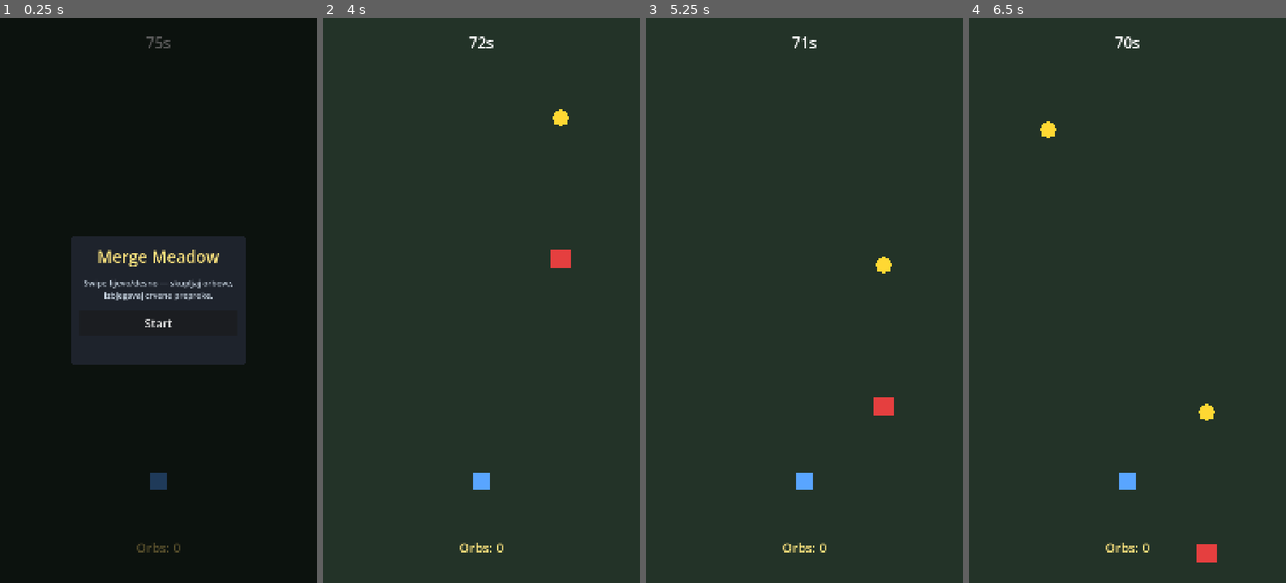
Above: before the commit, frames 1-4 (left to right).
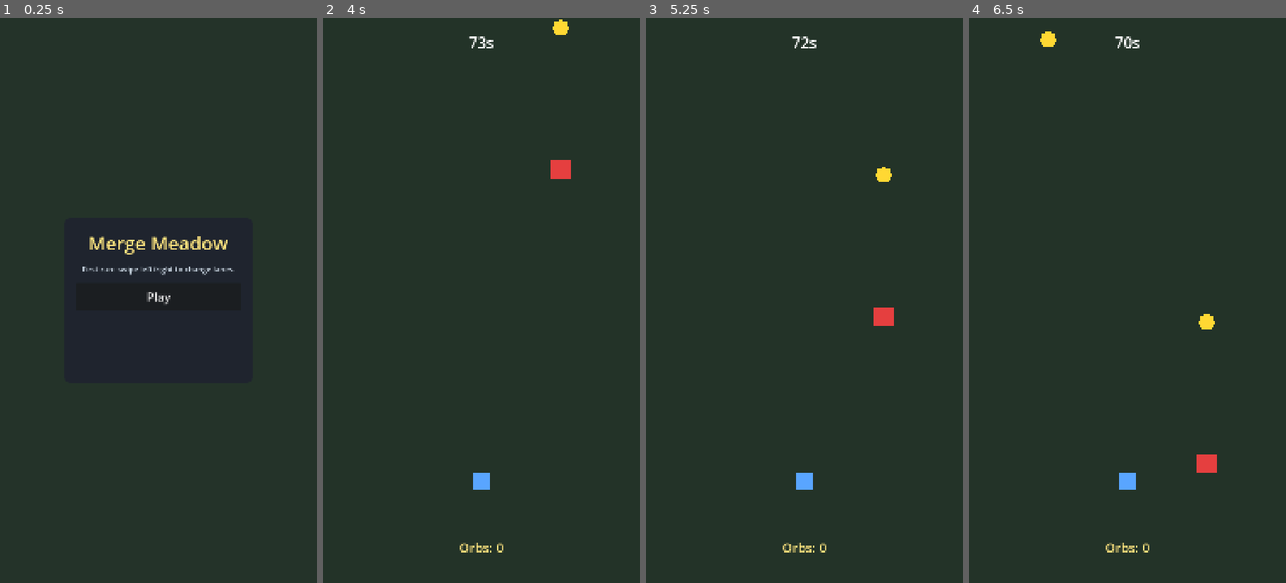
Above: after the commit, the same moments.

Repository: alemsahinovicfax-stack/merge-meadow
Game: Godot game, scene res://scenes/main_menu.tscn
Two runs of this game, one before a commit and one after it. Both use one fixed random seed, a clock stepped at 60 frames per second and the inputs below. Before the commit the project starts from res://scenes/run/run_scene.tscn.
Inputs (mouse positions are in pixels of both pictures, inside the frame that each line leads up to):
- Up to frame 1 (0.25 s): no input
- Up to frame 2 (4 s): click (481, 323) at 0.5 s, where only the run before the commit has a clickable "Start"; click (481, 294) at 1.25 s, where only the run after the commit has a clickable "Play"; move the mouse to (551, 272) at 2.02 s; click (551, 272) at 2.17 s; move the mouse to (418, 328) at 2.77 s; click (418, 328) at 2.92 s; move the mouse to (513, 176) at 3.52 s; click (513, 176) at 3.67 s
- Up to frame 3 (5.25 s): move the mouse to (788, 413) at 4.27 s; click (788, 413) at 4.42 s; move the mouse to (899, 385) at 5.02 s; click (899, 385) at 5.17 s
- Up to frame 4 (6.5 s): move the mouse to (1032, 215) at 5.77 s; click (1032, 215) at 5.92 s

The runs differ from the first frame. In frame 1, 89% of the frame differs, in the area x 0-100%, y 0-100%; in frame 2, 0.7%; in frame 3, 0.7%; in frame 4, 0.9%.

Commit message:
M7 C1: core loop — main menu, loot screen, camp merge, GameState.
Scene flow Play→run→loot→camp; magnet upgrade stub; tutorial hints.

Co-authored-by: Cursor <cursoragent@cursor.com>

Diff:
--- a/game/project.godot
+++ b/game/project.godot
@@ -1,5 +1,5 @@
 ; Engine configuration file.
-; Merge Meadow — M6 greybox (portrait, OpenGL compatibility)
+; Merge Meadow — M7 vertical slice
 
 config_version=5
 
@@ -7,8 +7,12 @@
 
 config/name="Merge Meadow"
 config/features=PackedStringArray("4.7", "GL Compatibility")
-run/main_scene="res://scenes/run/run_scene.tscn"
+run/main_scene="res://scenes/main_menu.tscn"
 config/icon="res://icon.svg"
+
+[autoload]
+
+GameState="*res://scripts/autoload/game_state.gd"
 
 [display]
 
--- /dev/null
+++ b/game/scenes/camp/camp_scene.tscn
@@ -0,0 +1,87 @@
+[gd_scene load_steps=3 format=3 uid="uid://c8campscene01"]
+
+[ext_resource type="Script" path="res://scripts/camp/camp_controller.gd" id="1_camp"]
+
+[sub_resource type="StyleBoxFlat" id="StyleBoxFlat_panel"]
+bg_color = Color(0.12, 0.14, 0.18, 0.95)
+corner_radius_top_left = 20
+corner_radius_top_right = 20
+corner_radius_bottom_right = 20
+corner_radius_bottom_left = 20
+content_margin_left = 32.0
+content_margin_top = 32.0
+content_margin_right = 32.0
+content_margin_bottom = 32.0
+
+[node name="CampScene" type="Control"]
+layout_mode = 3
+anchors_preset = 15
+anchor_right = 1.0
+anchor_bottom = 1.0
+grow_horizontal = 2
+grow_vertical = 2
+script = ExtResource("1_camp")
+
+[node name="Background" type="ColorRect" parent="."]
+layout_mode = 1
+anchors_preset = 15
+anchor_right = 1.0
+anchor_bottom = 1.0
+grow_horizontal = 2
+grow_vertical = 2
+color = Color(0.16, 0.14, 0.2, 1)
+
+[node name="Panel" type="PanelContainer" parent="."]
+layout_mode = 1
+anchors_preset = 15
+anchor_right = 1.0
+anchor_bottom = 1.0
+offset_left = 40.0
+offset_top = 80.0
+offset_right = -40.0
+offset_bottom = -80.0
+grow_horizontal = 2
+grow_vertical = 2
+theme_override_styles/panel = SubResource("StyleBoxFlat_panel")
+
+[node name="VBox" type="VBoxContainer" parent="Panel"]
+layout_mode = 2
+theme_override_constants/separation = 24
+
+[node name="Title" type="Label" parent="Panel/VBox"]
+layout_mode = 2
+theme_override_colors/font_color = Color(1, 0.9, 0.5, 1)
+theme_override_font_sizes/font_size = 48
+text = "Camp"
+horizontal_alignment = 1
+
+[node name="InfoLabel" type="Label" parent="Panel/VBox"]
+layout_mode = 2
+theme_override_font_sizes/font_size = 24
+text = "Merge orbs here."
+horizontal_alignment = 1
+autowrap_mode = 2
+
+[node name="SlotsGrid" type="GridContainer" parent="Panel/VBox"]
+layout_mode = 2
+theme_override_constants/h_separation = 16
+theme_override_constants/v_separation = 16
+columns = 3
+
+[node name="MagnetLabel" type="Label" parent="Panel/VBox"]
+layout_mode = 2
+theme_override_font_sizes/font_size = 28
+text = "Magnet Lv 0 / 4"
+horizontal_alignment = 1
+
+[node name="MagnetButton" type="Button" parent="Panel/VBox"]
+custom_minimum_size = Vector2(0, 72)
+layout_mode = 2
+theme_override_font_sizes/font_size = 28
+text = "Upgrade Magnet"
+
+[node name="PlayButton" type="Button" parent="Panel/VBox"]
+custom_minimum_size = Vector2(0, 88)
+layout_mode = 2
+theme_override_font_sizes/font_size = 40
+text = "Play"
--- /dev/null
+++ b/game/scenes/main_menu.tscn
@@ -0,0 +1,72 @@
+[gd_scene load_steps=3 format=3 uid="uid://c8mainmenu01"]
+
+[ext_resource type="Script" path="res://scripts/ui/main_menu.gd" id="1_menu"]
+
+[sub_resource type="StyleBoxFlat" id="StyleBoxFlat_panel"]
+bg_color = Color(0.12, 0.14, 0.18, 0.95)
+corner_radius_top_left = 20
+corner_radius_top_right = 20
+corner_radius_bottom_right = 20
+corner_radius_bottom_left = 20
+content_margin_left = 40.0
+content_margin_top = 40.0
+content_margin_right = 40.0
+content_margin_bottom = 40.0
+
+[node name="MainMenu" type="Control"]
+layout_mode = 3
+anchors_preset = 15
+anchor_right = 1.0
+anchor_bottom = 1.0
+grow_horizontal = 2
+grow_vertical = 2
+script = ExtResource("1_menu")
+
+[node name="Background" type="ColorRect" parent="."]
+layout_mode = 1
+anchors_preset = 15
+anchor_right = 1.0
+anchor_bottom = 1.0
+grow_horizontal = 2
+grow_vertical = 2
+color = Color(0.14, 0.2, 0.16, 1)
+
+[node name="Panel" type="PanelContainer" parent="."]
+layout_mode = 1
+anchors_preset = 8
+anchor_left = 0.5
+anchor_top = 0.5
+anchor_right = 0.5
+anchor_bottom = 0.5
+offset_left = -320.0
+offset_top = -280.0
+offset_right = 320.0
+offset_bottom = 280.0
+grow_horizontal = 2
+grow_vertical = 2
+theme_override_styles/panel = SubResource("StyleBoxFlat_panel")
+
+[node name="VBox" type="VBoxContainer" parent="Panel"]
+layout_mode = 2
+theme_override_constants/separation = 28
+
+[node name="Title" type="Label" parent="Panel/VBox"]
+layout_mode = 2
+theme_override_colors/font_color = Color(1, 0.9, 0.5, 1)
+theme_override_font_sizes/font_size = 64
+text = "Merge Meadow"
+horizontal_alignment = 1
+
+[node name="TutorialHint" type="Label" parent="Panel/VBox"]
+layout_mode = 2
+theme_override_colors/font_color = Color(0.85, 0.9, 0.95, 1)
+theme_override_font_sizes/font_size = 26
+text = "First run: swipe left/right to change lanes."
+horizontal_alignment = 1
+autowrap_mode = 2
+
+[node name="PlayButton" type="Button" parent="Panel/VBox"]
+custom_minimum_size = Vector2(0, 96)
+layout_mode = 2
+theme_override_font_sizes/font_size = 40
+text = "Play"
--- a/game/scenes/run/run_scene.tscn
+++ b/game/scenes/run/run_scene.tscn
@@ -5,17 +5,6 @@
 
 [sub_resource type="RectangleShape2D" id="RectangleShape2D_player"]
 size = Vector2(56, 56)
-
-[sub_resource type="StyleBoxFlat" id="StyleBoxFlat_panel"]
-bg_color = Color(0.12, 0.14, 0.18, 0.95)
-corner_radius_top_left = 20
-corner_radius_top_right = 20
-corner_radius_bottom_right = 20
-corner_radius_bottom_left = 20
-content_margin_left = 32.0
-content_margin_top = 32.0
-content_margin_right = 32.0
-content_margin_bottom = 32.0
 
 [node name="RunScene" type="Node2D"]
 script = ExtResource("1_run")
@@ -75,93 +64,17 @@
 horizontal_alignment = 1
 vertical_alignment = 1
 
-[node name="StartOverlay" type="CanvasLayer" parent="."]
-
-[node name="Dim" type="ColorRect" parent="StartOverlay"]
-anchors_preset = 15
-anchor_right = 1.0
-anchor_bottom = 1.0
-grow_horizontal = 2
-grow_vertical = 2
-color = Color(0, 0, 0, 0.65)
-
-[node name="Panel" type="PanelContainer" parent="StartOverlay"]
-anchors_preset = 8
+[node name="TutorialBanner" type="Label" parent="HUD"]
+anchors_preset = 5
 anchor_left = 0.5
-anchor_top = 0.5
 anchor_right = 0.5
-anchor_bottom = 0.5
-offset_left = -300.0
-offset_top = -220.0
-offset_right = 300.0
+offset_left = -400.0
+offset_top = 140.0
+offset_right = 400.0
 offset_bottom = 220.0
 grow_horizontal = 2
-grow_vertical = 2
-theme_override_styles/panel = SubResource("StyleBoxFlat_panel")
-
-[node name="VBox" type="VBoxContainer" parent="StartOverlay/Panel"]
-layout_mode = 2
-theme_override_constants/separation = 32
-
-[node name="Title" type="Label" parent="StartOverlay/Panel/VBox"]
-layout_mode = 2
-theme_override_colors/font_color = Color(1, 0.9, 0.5, 1)
-theme_override_font_sizes/font_size = 56
-text = "Merge Meadow"
+theme_override_colors/font_color = Color(0.9, 0.95, 1, 1)
+theme_override_font_sizes/font_size = 26
+text = "Swipe left / right to change lanes"
 horizontal_alignment = 1
-
-[node name="Hint" type="Label" parent="StartOverlay/Panel/VBox"]
-layout_mode = 2
-theme_override_colors/font_color = Color(0.8, 0.85, 0.9, 1)
-theme_override_font_sizes/font_size = 28
-text = "Swipe lijevo/desno — skupljaj orbove,
-izbjegavaj crvene prepreke."
-horizontal_alignment = 1
-
-[node name="StartButton" type="Button" parent="StartOverlay/Panel/VBox"]
-custom_minimum_size = Vector2(0, 88)
-layout_mode = 2
-theme_override_font_sizes/font_size = 40
-text = "Start"
-
-[node name="LootOverlay" type="CanvasLayer" parent="."]
-visible = false
-
-[node name="Dim" type="ColorRect" parent="LootOverlay"]
-anchors_preset = 15
-anchor_right = 1.0
-anchor_bottom = 1.0
-grow_horizontal = 2
-grow_vertical = 2
-color = Color(0, 0, 0, 0.65)
-
-[node name="Panel" type="PanelContainer" parent="LootOverlay"]
-anchors_preset = 8
-anchor_left = 0.5
-anchor_top = 0.5
-anchor_right = 0.5
-anchor_bottom = 0.5
-offset_left = -280.0
-offset_top = -180.0
-offset_right = 280.0
-offset_bottom = 180.0
-grow_horizontal = 2
-grow_vertical = 2
-theme_override_styles/panel = SubResource("StyleBoxFlat_panel")
-
-[node name="VBox" type="VBoxContainer" parent="LootOverlay/Panel"]
-layout_mode = 2
-theme_override_constants/separation = 24
-
-[node name="LootLabel" type="Label" parent="LootOverlay/Panel/VBox"]
-layout_mode = 2
-theme_override_colors/font_color = Color(1, 1, 1, 1)
-theme_override_font_sizes/font_size = 40
-text = "+0 Orbs"
-horizontal_alignment = 1
-
-[node name="RetryButton" type="Button" parent="LootOverlay/Panel/VBox"]
-custom_minimum_size = Vector2(0, 72)
-layout_mode = 2
-theme_override_font_sizes/font_size = 32
-text = "Retry"
+autowrap_mode = 2
--- /dev/null
+++ b/game/scenes/ui/loot_screen.tscn
@@ -0,0 +1,95 @@
+[gd_scene load_steps=3 format=3 uid="uid://c8lootscreen01"]
+
+[ext_resource type="Script" path="res://scripts/ui/loot_screen.gd" id="1_loot"]
+
+[sub_resource type="StyleBoxFlat" id="StyleBoxFlat_panel"]
+bg_color = Color(0.12, 0.14, 0.18, 0.95)
+corner_radius_top_left = 20
+corner_radius_top_right = 20
+corner_radius_bottom_right = 20
+corner_radius_bottom_left = 20
+content_margin_left = 32.0
+content_margin_top = 32.0
+content_margin_right = 32.0
+content_margin_bottom = 32.0
+
+[node name="LootScreen" type="Control"]
+layout_mode = 3
+anchors_preset = 15
+anchor_right = 1.0
+anchor_bottom = 1.0
+grow_horizontal = 2
+grow_vertical = 2
+script = ExtResource("1_loot")
+
+[node name="Dim" type="ColorRect" parent="."]
+layout_mode = 1
+anchors_preset = 15
+anchor_right = 1.0
+anchor_bottom = 1.0
+grow_horizontal = 2
+grow_vertical = 2
+color = Color(0, 0, 0, 0.7)
+
+[node name="Panel" type="PanelContainer" parent="."]
+layout_mode = 1
+anchors_preset = 8
+anchor_left = 0.5
+anchor_top = 0.5
+anchor_right = 0.5
+anchor_bottom = 0.5
+offset_left = -340.0
+offset_top = -360.0
+offset_right = 340.0
+offset_bottom = 360.0
+grow_horizontal = 2
+grow_vertical = 2
+theme_override_styles/panel = SubResource("StyleBoxFlat_panel")
+
+[node name="VBox" type="VBoxContainer" parent="Panel"]
+layout_mode = 2
+theme_override_constants/separation = 20
+
+[node name="TitleLabel" type="Label" parent="Panel/VBox"]
+layout_mode = 2
+theme_override_font_sizes/font_size = 44
+text = "Run Complete!"
+horizontal_alignment = 1
+
+[node name="LootLabel" type="Label" parent="Panel/VBox"]
+layout_mode = 2
+theme_override_colors/font_color = Color(1, 0.9, 0.5, 1)
+theme_override_font_sizes/font_size = 52
+text = "+0 Orbs"
+horizontal_alignment = 1
+
+[node name="StatusLabel" type="Label" parent="Panel/VBox"]
+layout_mode = 2
+theme_override_font_sizes/font_size = 24
+text = "Status"
+horizontal_alignment = 1
+autowrap_mode = 2
+
+[node name="DoubleButton" type="Button" parent="Panel/VBox"]
+custom_minimum_size = Vector2(0, 72)
+layout_mode = 2
+theme_override_font_sizes/font_size = 28
+text = "Double Loot (rewarded placeholder)"
+
+[node name="ReviveButton" type="Button" parent="Panel/VBox"]
+custom_minimum_size = Vector2(0, 72)
+layout_mode = 2
+theme_override_font_sizes/font_size = 28
+text = "Revive — full loot (rewarded placeholder)"
+
+[node name="RetryButton" type="Button" parent="Panel/VBox"]
+custom_minimum_size = Vector2(0, 72)
+layout_mode = 2
+theme_override_font_sizes/font_size = 32
+text = "Retry"
+
+[node name="CampButton" type="Button" parent="Panel/VBox"]
+custom_minimum_size = Vector2(0, 72)
+layout_mode = 2
+theme_override_font_sizes/font_size = 32
+text = "To Camp"
--- /dev/null
+++ b/game/scripts/autoload/game_state.gd
@@ -0,0 +1,128 @@
+extends Node
+
+const SCENE_MAIN := "res://scenes/main_menu.tscn"
+const SCENE_RUN := "res://scenes/run/run_scene.tscn"
+const SCENE_LOOT := "res://scenes/ui/loot_screen.tscn"
+const SCENE_CAMP := "res://scenes/camp/camp_scene.tscn"
+
+const CAMP_SLOT_COUNT := 6
+const MAX_MERGE_TIER := 2
+const MAGNET_MAX_LEVEL := 4
+const MAGNET_COST_T2 := 4
+
+var last_loot: int = 0
+var last_failed: bool = false
+var last_raw_orbs: int = 0
+var loot_doubled: bool = false
+var revive_used_this_run: bool = false
+
+var camp_slots: Array[int] = []
+var magnet_level: int = 0
+var tutorial_seen: bool = false
+
+
+func _ready() -> void:
+	camp_slots.resize(CAMP_SLOT_COUNT)
+	reset_camp_slots()
+
+
+func reset_camp_slots() -> void:
+	for i in CAMP_SLOT_COUNT:
+		camp_slots[i] = 0
+
+
+func go_to_scene(path: String) -> void:
+	get_tree().change_scene_to_file(path)
+
+
+func finish_run(raw_orbs: int, failed: bool) -> void:
+	last_raw_orbs = raw_orbs
+	last_failed = failed
+	loot_doubled = false
+	revive_used_this_run = false
+	if failed:
+		last_loot = int(round(raw_orbs * 0.5))
+	else:
+		last_loot = raw_orbs
+
+
+func double_loot_placeholder() -> bool:
+	if loot_doubled or last_loot <= 0:
+		return false
+	last_loot *= 2
+	loot_doubled = true
+	return true
+
+
+func revive_placeholder() -> bool:
+	if not last_failed or revive_used_this_run:
+		return false
+	revive_used_this_run = true
+	last_loot = last_raw_orbs
+	return true
+
+
+func deposit_loot_to_camp() -> int:
+	var deposited := 0
+	var remaining := last_loot
+	for i in CAMP_SLOT_COUNT:
+		if remaining <= 0:
+			break
+		if camp_slots[i] == 0:
+			camp_slots[i] = 1
+			remaining -= 1
+			deposited += 1
+	last_loot = remaining
+	return deposited
+
+
+func try_merge_slots(index_a: int, index_b: int) -> bool:
+	if index_a == index_b:
+		return false
+	var tier_a := camp_slots[index_a]
+	var tier_b := camp_slots[index_b]
+	if tier_a == 0 or tier_b == 0:
+		return false
+	if tier_a != tier_b:
+		return false
+	if tier_a >= MAX_MERGE_TIER:
+		return false
+	camp_slots[index_b] = tier_a + 1
+	camp_slots[index_a] = 0
+	return true
+
+
+func count_tier(tier: int) -> int:
+	var total := 0
+	for slot_tier in camp_slots:
+		if slot_tier == tier:
+			total += 1
+	return total
+
+
+func empty_camp_slots() -> int:
+	var total := 0
+	for slot_tier in camp_slots:
+		if slot_tier == 0:
+			total += 1
+	return total
+
+
+func try_upgrade_magnet() -> bool:
+	if magnet_level >= MAGNET_MAX_LEVEL:
+		return false
+	if count_tier(2) < MAGNET_COST_T2:
+		return false
+	var removed := 0
+	for i in CAMP_SLOT_COUNT:
+		if removed >= MAGNET_COST_T2:
+			break
+		if camp_slots[i] == 2:
+			camp_slots[i] = 0
+			removed += 1
+	magnet_level += 1
+	return true
+
+
+func mark_tutorial_seen() -> void:
+	tutorial_seen = true
--- /dev/null
+++ b/game/scripts/camp/camp_controller.gd
@@ -0,0 +1,107 @@
+extends Control
+
+const TIER_COLORS: Dictionary = {
+	0: Color(0.2, 0.22, 0.25, 0.5),
+	1: Color(1.0, 0.85, 0.2, 1.0),
+	2: Color(0.55, 0.85, 1.0, 1.0),
+}
+
+@onready var slots_grid: GridContainer = $Panel/VBox/SlotsGrid
+@onready var info_label: Label = $Panel/VBox/InfoLabel
+@onready var magnet_label: Label = $Panel/VBox/MagnetLabel
+@onready var magnet_button: Button = $Panel/VBox/MagnetButton
+@onready var play_button: Button = $Panel/VBox/PlayButton
+
+var _selected_slot: int = -1
+var _slot_buttons: Array[Button] = []
+
+
+func _ready() -> void:
+	magnet_button.pressed.connect(_on_magnet_pressed)
+	play_button.pressed.connect(_on_play_pressed)
+	_build_slots()
+	_refresh_ui()
+
+
+func _build_slots() -> void:
+	for child in slots_grid.get_children():
+		child.queue_free()
+	_slot_buttons.clear()
+
+	for i in GameState.CAMP_SLOT_COUNT:
+		var button := Button.new()
+		button.custom_minimum_size = Vector2(140, 140)
+		button.focus_mode = Control.FOCUS_NONE
+		var slot_index := i
+		button.pressed.connect(func() -> void: _on_slot_pressed(slot_index))
+		slots_grid.add_child(button)
+		_slot_buttons.append(button)
+
+
+func _on_slot_pressed(index: int) -> void:
+	var tier := GameState.camp_slots[index]
+	if tier == 0:
+		_selected_slot = -1
+		_refresh_ui()
+		return
+
+	if _selected_slot < 0:
+		_selected_slot = index
+	elif _selected_slot == index:
+		_selected_slot = -1
+	else:
+		if GameState.try_merge_slots(_selected_slot, index):
+			info_label.text = "Merged!"
+		else:
+			info_label.text = "Pick two matching orbs to merge."
+		_selected_slot = -1
+
+	_refresh_ui()
+
+
+func _refresh_ui() -> void:
+	for i in _slot_buttons.size():
+		var tier := GameState.camp_slots[i]
+		var button := _slot_buttons[i]
+		var style := StyleBoxFlat.new()
+		style.bg_color = TIER_COLORS.get(tier, TIER_COLORS[0])
+		style.corner_radius_top_left = 16
+		style.corner_radius_top_right = 16
+		style.corner_radius_bottom_right = 16
+		style.corner_radius_bottom_left = 16
+		if i == _selected_slot:
+			style.border_width_left = 4
+			style.border_width_top = 4
+			style.border_width_right = 4
+			style.border_width_bottom = 4
+			style.border_color = Color(1, 1, 1, 1)
+		button.add_theme_stylebox_override("normal", style)
+		button.add_theme_stylebox_override("hover", style)
+		button.add_theme_stylebox_override("pressed", style)
+		match tier:
+			0:
+				button.text = ""
+			1:
+				button.text = "T1"
+			2:
+				button.text = "T2"
+			_:
+				button.text = "?"
+
+	magnet_label.text = "Magnet Lv %d / %d" % [GameState.magnet_level, GameState.MAGNET_MAX_LEVEL]
+	magnet_button.text = "Upgrade Magnet (%d T2)" % GameState.MAGNET_COST_T2
+	magnet_button.disabled = (
+		GameState.magnet_level >= GameState.MAGNET_MAX_LEVEL
+		or GameState.count_tier(2) < GameState.MAGNET_COST_T2
+	)
+	info_label.text = "Tap two matching orbs to merge (T1 + T1 → T2)."
+
+
+func _on_magnet_pressed() -> void:
+	if GameState.try_upgrade_magnet():
+		info_label.text = "Magnet upgraded!"
+	_refresh_ui()
+
+
+func _on_play_pressed() -> void:
+	GameState.go_to_scene(GameState.SCENE_RUN)
--- a/game/scripts/run/run_controller.gd
+++ b/game/scripts/run/run_controller.gd
@@ -1,6 +1,4 @@
 extends Node2D
-
-enum State { READY, RUNNING, ENDED }
 
 const RUN_DURATION := 75.0
 const BASE_SCROLL_SPEED := 400.0
@@ -15,16 +13,12 @@
 @onready var lane_guides: Node2D = $LaneGuides
 @onready var orb_counter_label: Label = $HUD/OrbCounter
 @onready var timer_label: Label = $HUD/TimerLabel
-@onready var start_overlay: CanvasLayer = $StartOverlay
-@onready var start_button: Button = $StartOverlay/Panel/VBox/StartButton
-@onready var loot_overlay: CanvasLayer = $LootOverlay
-@onready var loot_label: Label = $LootOverlay/Panel/VBox/LootLabel
-@onready var retry_button: Button = $LootOverlay/Panel/VBox/RetryButton
+@onready var tutorial_banner: Label = $HUD/TutorialBanner
 
 var _orb_scene: PackedScene = preload("res://scenes/run/orb.tscn")
 var _obstacle_scene: PackedScene = preload("res://scenes/run/obstacle.tscn")
 
-var _state: State = State.READY
+var _state: int = 0  # 0=running
 var lane_x_positions: Array[float] = []
 var scroll_speed: float = BASE_SCROLL_SPEED
 var elapsed: float = 0.0
@@ -37,15 +31,22 @@
 	_draw_lane_guides()
 	player.position.y = _viewport_size().y * 0.82
 	player.hit_obstacle.connect(_on_player_hit_obstacle)
-	start_button.pressed.connect(start_run)
-	retry_button.pressed.connect(start_run)
-	_enter_ready()
+	tutorial_banner.visible = not GameState.tutorial_seen
+	start_run()
+
+
+func start_run() -> void:
+	elapsed = 0.0
+	orb_count = 0
+	scroll_speed = BASE_SCROLL_SPEED
+	spawn_timer = 0.0
+	_clear_world_entities()
+	player.reset_lane()
+	player.set_input_enabled(true)
+	_update_hud()
 
 
 func _process(delta: float) -> void:
-	if _state != State.RUNNING:
-		return
-
 	elapsed += delta
 	if elapsed >= RUN_DURATION:
 		_end_run(false)
@@ -63,44 +64,10 @@
 	_update_hud()
 
 
-func start_run() -> void:
-	_state = State.RUNNING
-	elapsed = 0.0
-	orb_count = 0
-	scroll_speed = BASE_SCROLL_SPEED
-	spawn_timer = 0.0
-	start_overlay.visible = false
-	loot_overlay.visible = false
-	_clear_world_entities()
-	player.reset_lane()
-	player.set_input_enabled(true)
-	_update_hud()
-
-
-func _enter_ready() -> void:
-	_state = State.READY
-	elapsed = 0.0
-	orb_count = 0
-	start_overlay.visible = true
-	loot_overlay.visible = false
+func _end_run(failed: bool) -> void:
 	player.set_input_enabled(false)
-	_clear_world_entities()
-	player.reset_lane()
-	_update_hud()
-
-
-func _end_run(failed: bool) -> void:
-	_state = State.ENDED
-	player.set_input_enabled(false)
-
-	var loot := orb_count
-	if failed:
-		loot = int(round(orb_count * 0.5))
-		loot_label.text = "Fail!\n+%d Orbs (50%%)" % loot
-	else:
-		loot_label.text = "Run complete!\n+%d Orbs" % loot
-
-	loot_overlay.visible = true
+	GameState.finish_run(orb_count, failed)
+	GameState.go_to_scene(GameState.SCENE_LOOT)
 
 
 func _viewport_size() -> Vector2:
@@ -159,8 +126,7 @@
 
 
 func _on_player_hit_obstacle() -> void:
-	if _state == State.RUNNING:
-		_end_run(true)
+	_end_run(true)
 
 
 func _update_hud() -> void:
--- /dev/null
+++ b/game/scripts/ui/loot_screen.gd
@@ -0,0 +1,55 @@
+extends Control
+
+@onready var title_label: Label = $Panel/VBox/TitleLabel
+@onready var loot_label: Label = $Panel/VBox/LootLabel
+@onready var status_label: Label = $Panel/VBox/StatusLabel
+@onready var double_button: Button = $Panel/VBox/DoubleButton
+@onready var revive_button: Button = $Panel/VBox/ReviveButton
+@onready var retry_button: Button = $Panel/VBox/RetryButton
+@onready var camp_button: Button = $Panel/VBox/CampButton
+
+
+func _ready() -> void:
+	double_button.pressed.connect(_on_double_pressed)
+	revive_button.pressed.connect(_on_revive_pressed)
+	retry_button.pressed.connect(_on_retry_pressed)
+	camp_button.pressed.connect(_on_camp_pressed)
+	_refresh_ui()
+
+
+func _refresh_ui() -> void:
+	if GameState.last_failed:
+		title_label.text = "Run Failed"
+		status_label.text = "You kept 50% of your orbs."
+	else:
+		title_label.text = "Run Complete!"
+		status_label.text = "Great run!"
+
+	loot_label.text = "+%d Orbs" % GameState.last_loot
+	double_button.disabled = GameState.loot_doubled or GameState.last_loot <= 0
+	revive_button.visible = GameState.last_failed
+	revive_button.disabled = GameState.revive_used_this_run
+
+
+func _on_double_pressed() -> void:
+	if GameState.double_loot_placeholder():
+		status_label.text = "Rewarded ad placeholder — loot doubled!"
+		_refresh_ui()
+
+
+func _on_revive_pressed() -> void:
+	if GameState.revive_placeholder():
+		status_label.text = "Rewarded revive placeholder — full loot restored!"
+		_refresh_ui()
+
+
+func _on_retry_pressed() -> void:
+	GameState.go_to_scene(GameState.SCENE_RUN)
+
+
+func _on_camp_pressed() -> void:
+	var deposited := GameState.deposit_loot_to_camp()
+	if deposited == 0 and GameState.last_loot > 0:
+		status_label.text = "Camp is full — merge or free slots first."
+		return
+	GameState.go_to_scene(GameState.SCENE_CAMP)
--- /dev/null
+++ b/game/scripts/ui/main_menu.gd
@@ -0,0 +1,15 @@
+extends Control
+
+@onready var tutorial_hint: Label = $Panel/VBox/TutorialHint
+@onready var play_button: Button = $Panel/VBox/PlayButton
+
+
+func _ready() -> void:
+	play_button.pressed.connect(_on_play_pressed)
+	tutorial_hint.visible = not GameState.tutorial_seen
+
+
+func _on_play_pressed() -> void:
+	if not GameState.tutorial_seen:
+		GameState.mark_tutorial_seen()
+	GameState.go_to_scene(GameState.SCENE_RUN)
Not shown, changed: docs/06-production/CHECKPOINT.md
Not shown, changed: docs/07-meta/changelog.md
Not shown, changed: scripts/godot-lib.ps1
Not shown, changed: scripts/godot-watch.ps1
